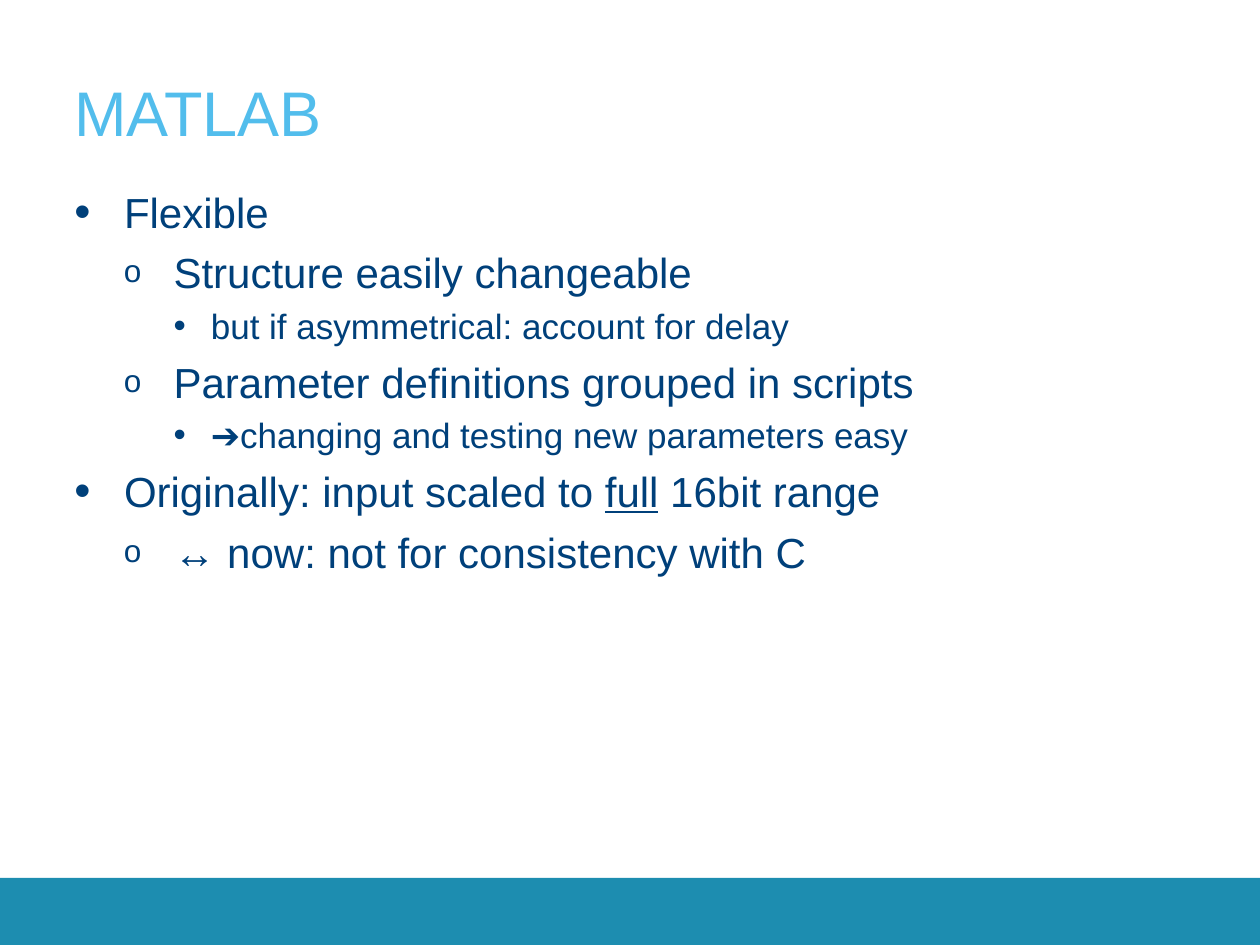
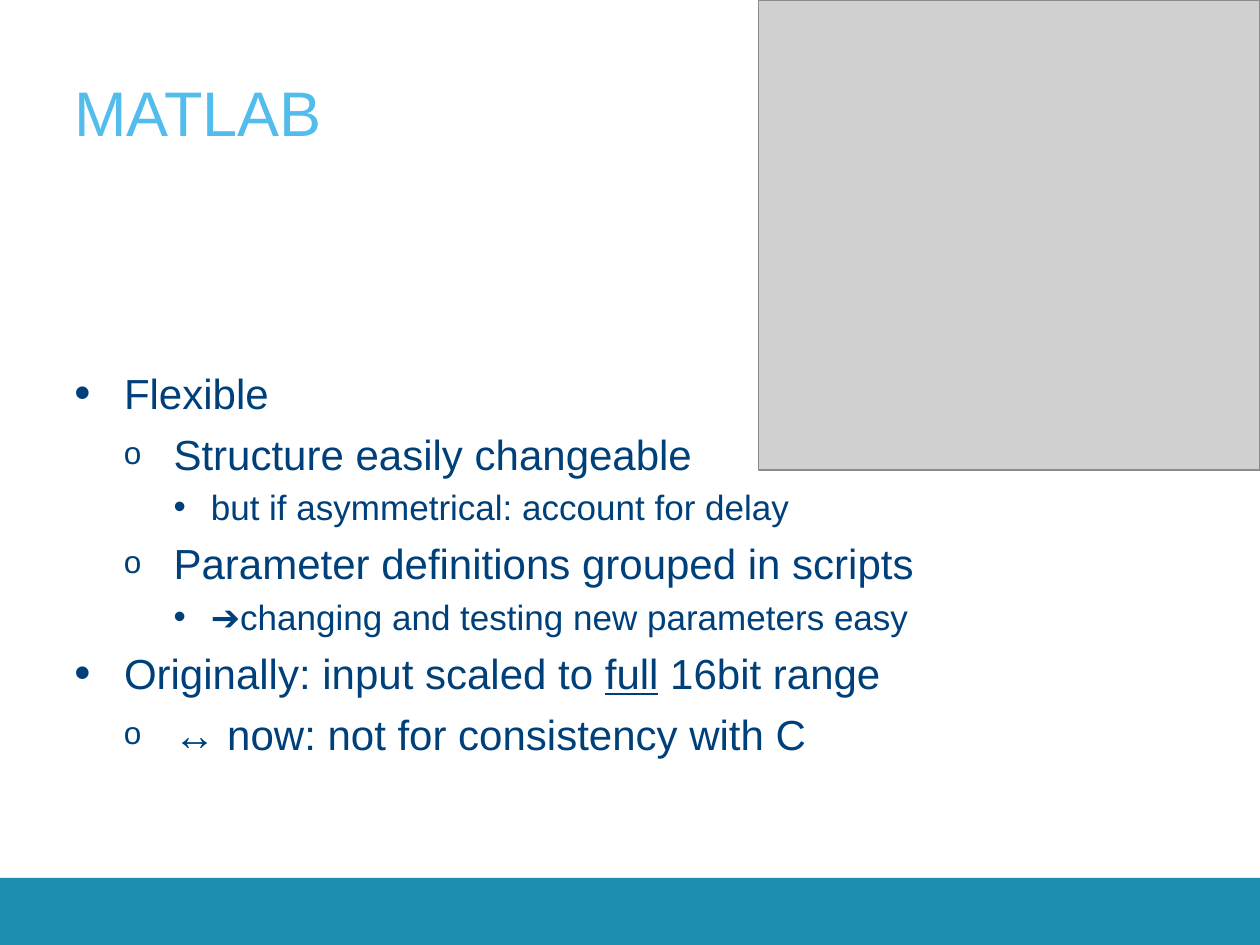
Before and after one commit to SepOwnage/P-O5, a slide deck: slide 2 of Presentatie/Presentatie.pptx. Drawn at 1260x945 pixels with LibreOffice and Linux fonts; fonts in the diff are those of the drawing; grey boxes stand for pictures; background and template pictures are left out. Boxes give left, top, right and bottom in pixels: in the first picture for what was removed or moved away, otherwise in the second. Text is boxed around its words. In the diff, an @@ line names an element or a change of style, - is before the commit and + after.

```diff
--- a/Presentatie/Presentatie.pptx
+++ b/Presentatie/Presentatie.pptx
@@ picture added at box(759, 0, 1260, 470) @@
@@ text "Flexible": place and size @@
-text "Flexible" at box(124, 197, 913, 576)
+text "Flexible" at box(124, 378, 913, 758)
```
Also in this commit, not shown: 3 other slides changed.
